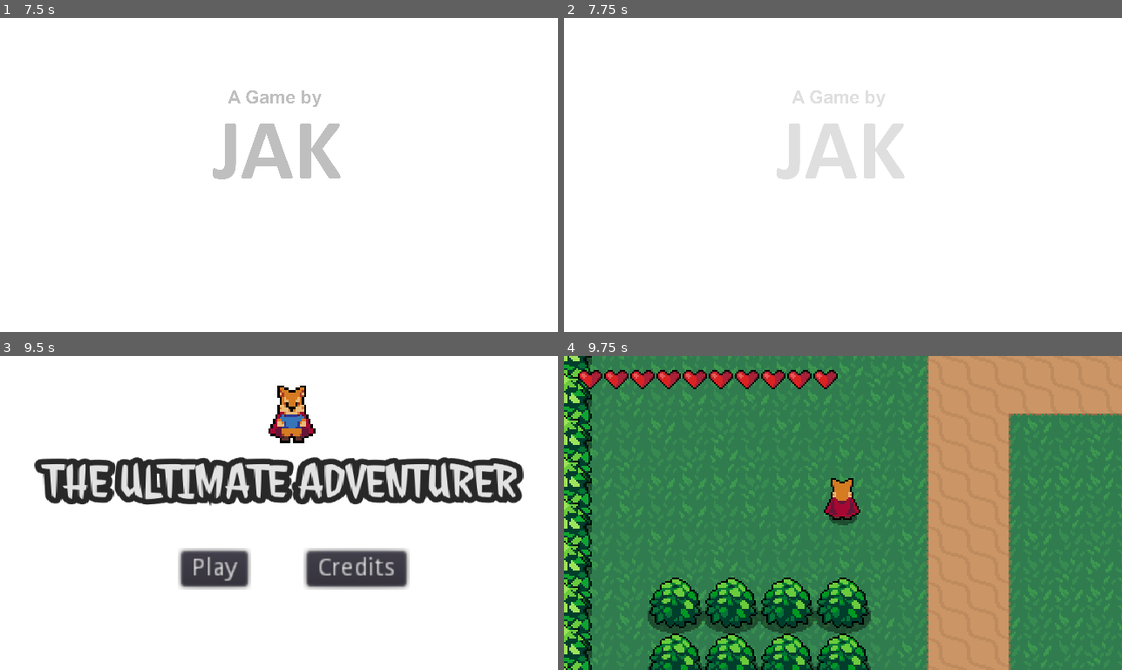
Above: before the commit, frames 1-4 (two rows, left to right).
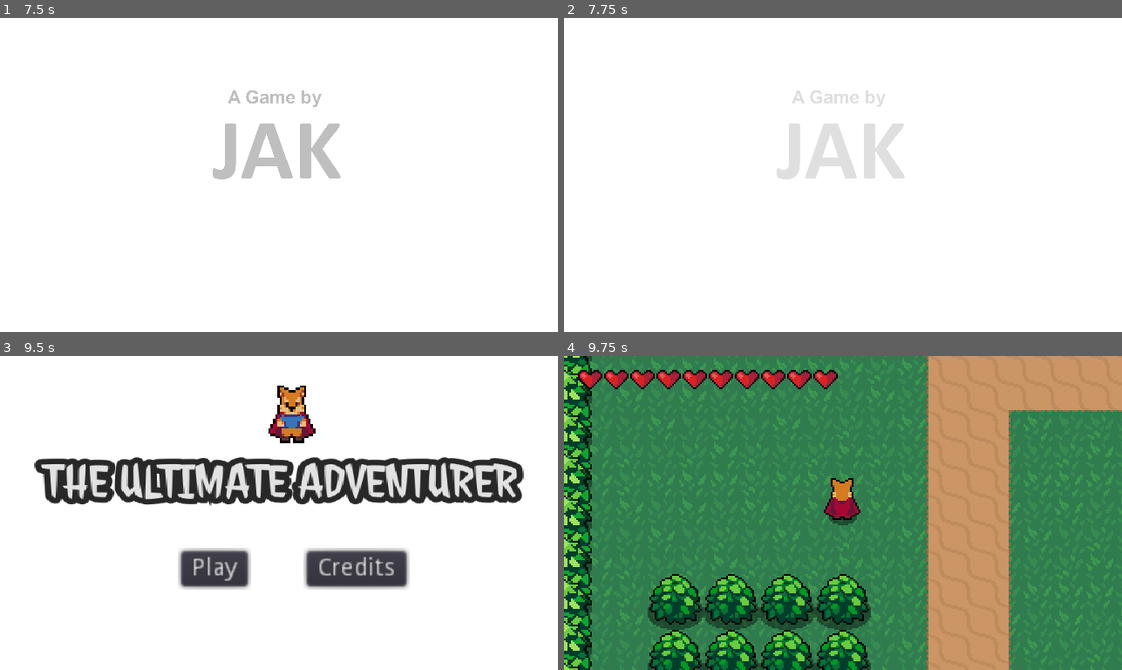
Above: after the commit, the same moments.

Repository: Jonak-Adipta-Kalita/JAK-Ultimate-Adventure-Game
Game: Godot game, scene res://OtherScreens/Intro.tscn
The game is run twice, just before and just after one commit, with the same random seed, the same clock (stepped at 60 frames per second) and the same inputs. Sound files missing from this copy of the repository are replaced by a short silence.
Inputs:
- Up to frame 1 (7.5 s): tap Enter at 0.5, 4.25, 5.75 s; hold Right (ui_right) 0.53-1.28 s; tap J (attack) every 1.5 s from 0.6 to 6.6 s; tap Space (ui_select) at 0.77, 1.52, 3.02, 3.5, 3.77, 4.52, 5, 6.02, 6.77 s; hold Down (ui_down) 1.28-2.03 s; tap K (roll) every 1.5 s from 1.35 to 7.35 s; hold Right (ui_right) 2.03-2.78 s; hold Up (ui_up) 2.78-3.53 s; hold Left (ui_left) 3.53-5.03 s; tap Escape (ui_cancel) at 4.15 s; hold Down (ui_down) 5.03-5.78 s; hold Right (ui_right) 5.78-6.53 s; hold Up (ui_up) 6.53-7.28 s; hold Right (ui_right) from 7.28 s (still down)
- Up to frame 2 (7.75 s): keep holding Right (ui_right); tap Space (ui_select) at 7.52 s
- Up to frame 3 (9.5 s): release Right (ui_right) at 8.03 s; hold Down (ui_down) 8.03-8.78 s; tap J (attack) at 8.1 s; tap Space (ui_select) at 8.75, 9.02 s; hold Left (ui_left) from 8.78 s (still down); tap K (roll) at 8.85 s
- Up to frame 4 (9.75 s): release Left (ui_left) at 9.5 s; click "Play" at 9.5 s

Frames 1-3 are identical in both runs. In frame 4, 16% of the frame differs, in the area x 0-100%, y 0-100%.

Commit message:
pause menu done!!

Diff:
--- /dev/null
+++ b/MainScreens/Map.gd
@@ -0,0 +1,21 @@
+extends Node2D
+
+onready var canvasLayer = $CanvasLayer
+
+var pauseMenu = preload("res://OtherScreens/PauseMenu.tscn").instance()
+var showed_pause_menu = false
+
+func _process(_delta):
+	if Input.is_action_just_pressed("ui_cancel"):
+		get_tree().paused = true
+
+	if get_tree().paused:
+		canvasLayer.visible = false
+		if not showed_pause_menu:
+			get_parent().add_child(pauseMenu)
+			showed_pause_menu = true
+	else:
+		canvasLayer.visible = true
+		if showed_pause_menu:
+			get_parent().remove_child(pauseMenu)
+			showed_pause_menu = false
--- a/MainScreens/Map.tscn
+++ b/MainScreens/Map.tscn
@@ -1,11 +1,13 @@
-[gd_scene load_steps=5 format=2]
+[gd_scene load_steps=6 format=2]
 
 [ext_resource path="res://MainScreens/GreenHaven.tscn" type="PackedScene" id=1]
+[ext_resource path="res://MainScreens/Map.gd" type="Script" id=2]
 [ext_resource path="res://UI/HealthUI.tscn" type="PackedScene" id=3]
 [ext_resource path="res://Overlap/Camera.tscn" type="PackedScene" id=4]
 [ext_resource path="res://Player/Player.tscn" type="PackedScene" id=6]
 
 [node name="Map" type="Node2D"]
+script = ExtResource( 2 )
 __meta__ = {
 "_edit_lock_": true
 }
@@ -13,13 +15,12 @@
 [node name="GreenHaven" parent="." instance=ExtResource( 1 )]
 
 [node name="Player" parent="GreenHaven/YSort" index="0" instance=ExtResource( 6 )]
-position = Vector2( 160, 88 )
+position = Vector2( 160, 90 )
 
 [node name="RemoteTransform2D" type="RemoteTransform2D" parent="GreenHaven/YSort/Player"]
 remote_path = NodePath("../../../Camera")
 
 [node name="Camera" parent="GreenHaven" instance=ExtResource( 4 )]
-position = Vector2( 160, 88 )
 
 [node name="TopLeft" parent="GreenHaven/Camera/Limits" index="0"]
 position = Vector2( -136, -288 )
--- /dev/null
+++ b/OtherScreens/PauseMenu.gd
@@ -0,0 +1,30 @@
+extends Node2D
+
+onready var audioStreamPlayer = $AudioStreamPlayer2D
+
+func _ready():
+	audioStreamPlayer.stream = preload("res://Music and Sounds/Pause.wav")
+	audioStreamPlayer.play()
+
+func play_hover_sound():
+	audioStreamPlayer.stream = preload("res://Music and Sounds/Menu Move.wav")
+	audioStreamPlayer.play()
+
+func play_menu_select_sound():
+	audioStreamPlayer.stream = preload("res://Music and Sounds/Menu Select.wav")
+	audioStreamPlayer.play()
+
+func _on_ResumeButton_pressed():
+	play_menu_select_sound()
+	get_tree().paused = false
+	audioStreamPlayer.stream = preload("res://Music and Sounds/Unpause.wav")
+	audioStreamPlayer.play()
+
+func _on_ExitButton_pressed():
+	play_menu_select_sound()
+	get_tree().paused = false
+	var _change_scene_error = get_tree().change_scene("res://OtherScreens/Menu.tscn")
+
+func _process(_delta):
+	if Input.is_action_just_pressed("ui_cancel"):
+		get_tree().paused = false
--- a/OtherScreens/PauseMenu.tscn
+++ b/OtherScreens/PauseMenu.tscn
@@ -1,3 +1,37 @@
-[gd_scene format=2]
+[gd_scene load_steps=2 format=2]
+
+[ext_resource path="res://OtherScreens/PauseMenu.gd" type="Script" id=1]
 
 [node name="PauseMenu" type="Node2D"]
+pause_mode = 2
+script = ExtResource( 1 )
+
+[node name="ColorRect" type="ColorRect" parent="."]
+margin_right = 320.0
+margin_bottom = 180.0
+color = Color( 0, 0, 0, 0.392157 )
+
+[node name="ColorRect2" type="ColorRect" parent="."]
+margin_right = 128.0
+margin_bottom = 180.0
+
+[node name="ResumeButton" type="Button" parent="."]
+margin_left = 32.0
+margin_top = 48.0
+margin_right = 96.0
+margin_bottom = 68.0
+text = "Resume"
+
+[node name="ExitButton" type="Button" parent="."]
+margin_left = 48.0
+margin_top = 96.0
+margin_right = 83.0
+margin_bottom = 116.0
+text = "Exit"
+
+[node name="AudioStreamPlayer2D" type="AudioStreamPlayer2D" parent="."]
+
+[connection signal="mouse_entered" from="ResumeButton" to="." method="play_hover_sound"]
+[connection signal="pressed" from="ResumeButton" to="." method="_on_ResumeButton_pressed"]
+[connection signal="mouse_entered" from="ExitButton" to="." method="play_hover_sound"]
+[connection signal="pressed" from="ExitButton" to="." method="_on_ExitButton_pressed"]
